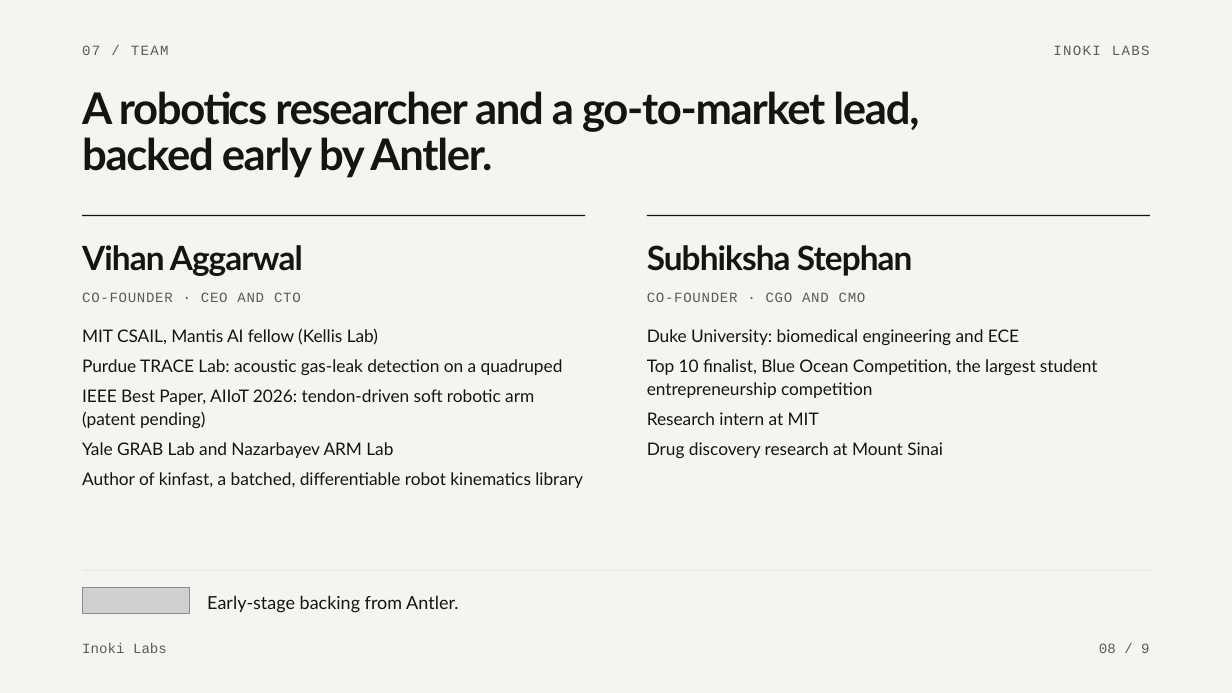
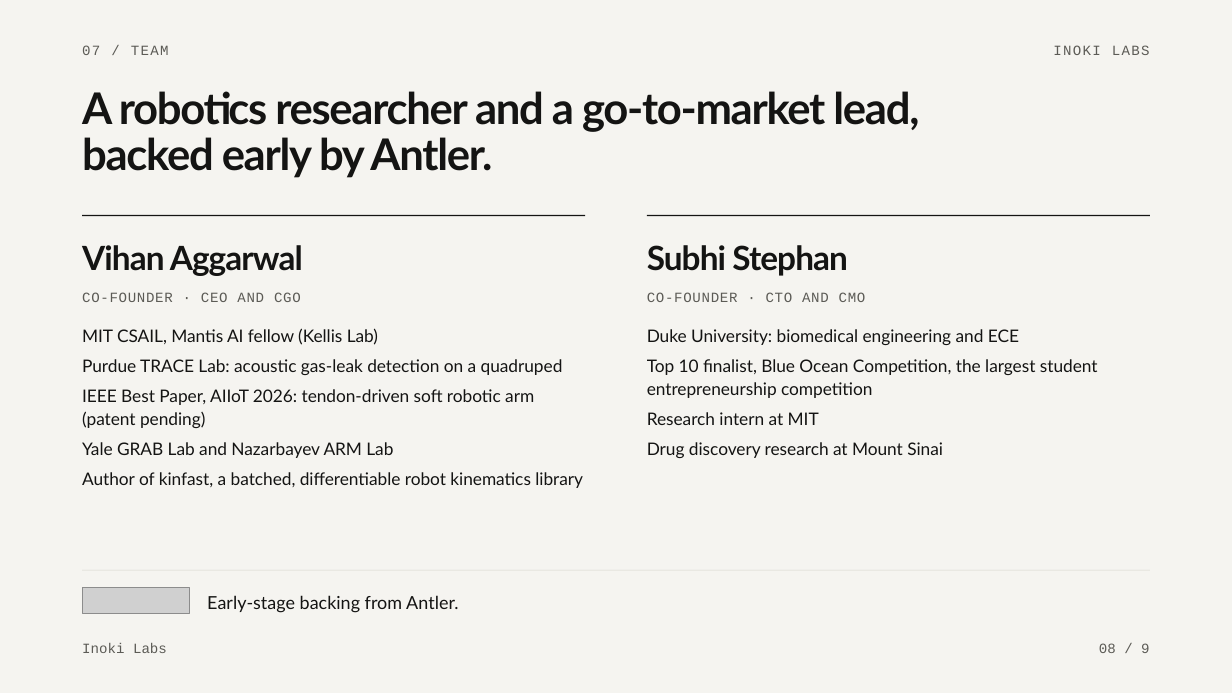
Before and after one commit to InokiLabs/breakpoint, a slide deck: slide 8 of Inoki Labs Pitch Deck.pptx. Drawn at 1232x693 pixels with LibreOffice and Linux fonts; fonts in the diff are those of the drawing; grey boxes stand for pictures. Boxes give left, top, right and bottom in pixels: in the first picture for what was removed or moved away, otherwise in the second. Text is boxed around its words. In the diff, an @@ line names an element or a change of style, - is before the commit and + after.

```diff
--- a/Inoki Labs Pitch Deck.pptx
+++ b/Inoki Labs Pitch Deck.pptx
@@ text at [647, 245, 848, 276]: text changed @@
-Subhiksha Stephan
+Subhi Stephan
@@ text at [82, 292, 301, 302]: text changed @@
-CO-FOUNDER · CEO AND CTO
+CO-FOUNDER · CEO AND CGO
@@ text at [647, 292, 866, 302]: text changed @@
-CO-FOUNDER · CGO AND CMO
+CO-FOUNDER · CTO AND CMO
```
Also in this commit, not shown: 1 other slide changed, 2 other files.
